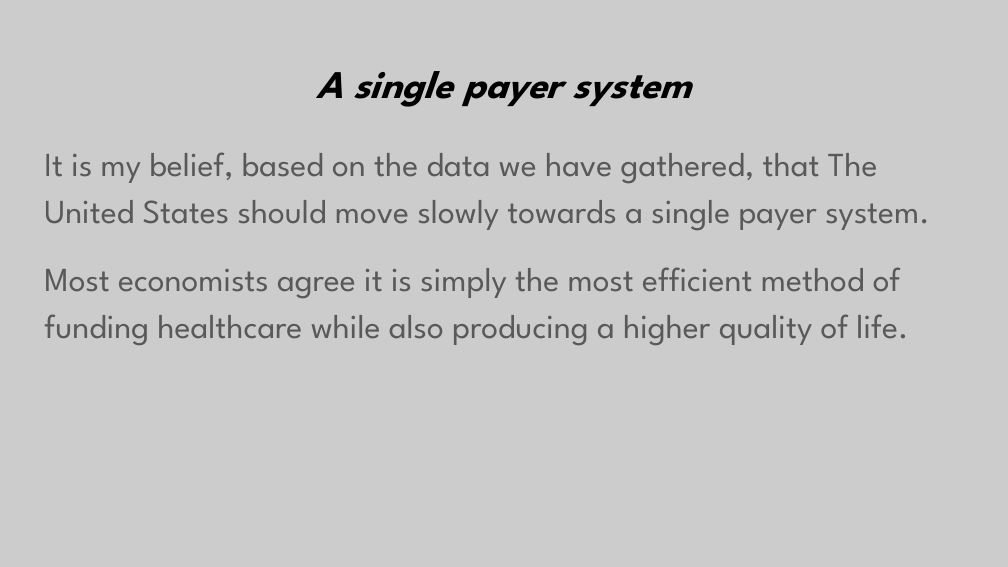
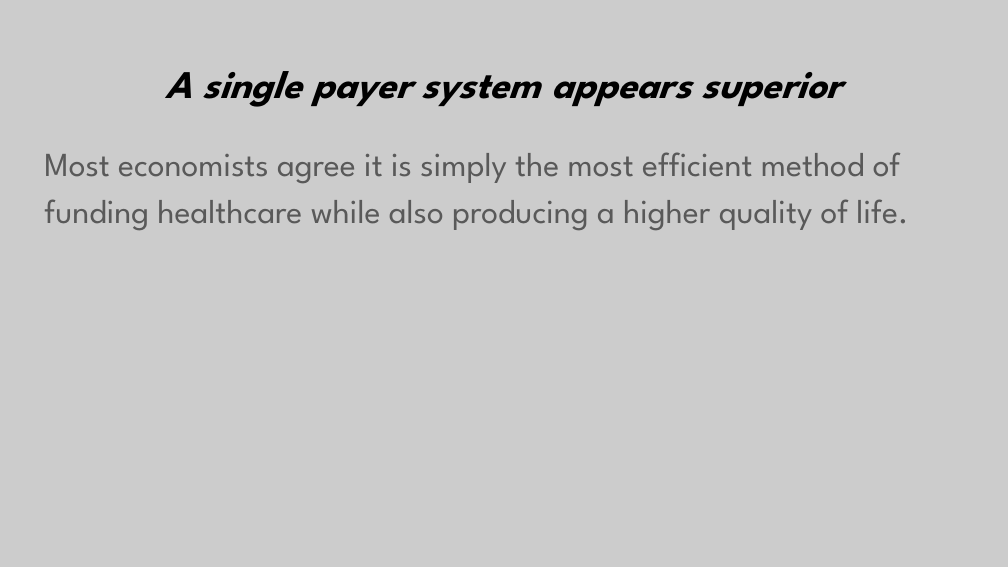
Before and after one commit to CPrince20/perrygin_project, a slide deck: slide 28 of United States VS Canada.pptx. Drawn at 1008x567 pixels with LibreOffice and Linux fonts; fonts in the diff are those of the drawing. Boxes give left, top, right and bottom in pixels: in the first picture for what was removed or moved away, otherwise in the second. Text is boxed around its words. In the diff, an @@ line names an element or a change of style, - is before the commit and + after.

Commit message:
Add files via upload
Changed wording of conclusion

```diff
--- a/United States VS Canada.pptx
+++ b/United States VS Canada.pptx
@@ title at (166,71,842,107): text changed @@
-A single payer system
+A single payer system appears superior
@@ text at (44,152,929,231): paragraph removed @@
-It is my belief, based on the data we have gathered, that The United States should move slowly towards a single payer system.
```
